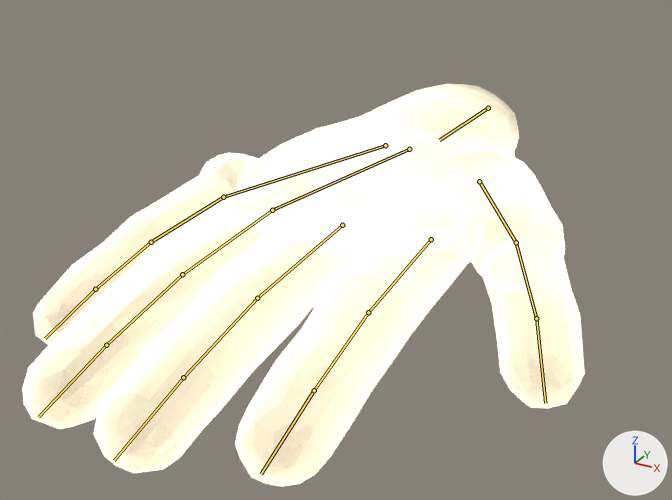
One commit to the Blender file art/blender/hand/zenscape-god-hand.blend: the scene before it, then after it.
Camera for both pictures: a camera (50 mm lens) standing at (0.643, -1.554, 0.514) and looking at (-0.024, -0.34, -0.092). The lights are fixed; the arrows at lower right show +X, +Y and +Z. The first picture is the older version. The bones that change, and the others that lie on the model, are drawn over the model as lines.

In view in the first picture: 'GodHand'.
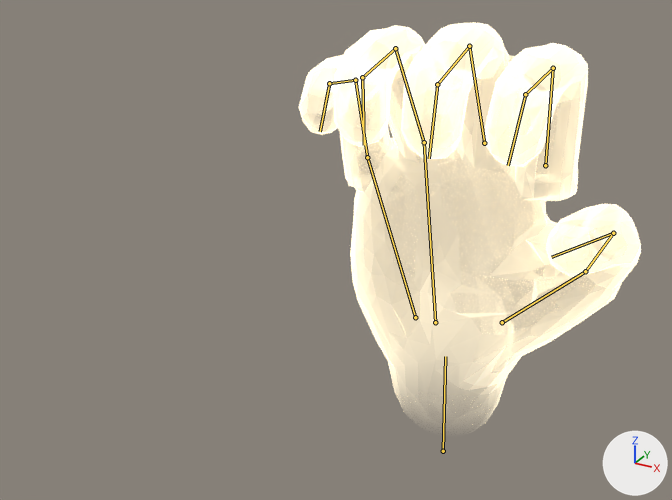
The newer file adds an action. The first version stands in its rest pose; the second is drawn at frame 9 of the action 'ShakeHold'.

Changed parts and their boxes [x1, y1, x2, y2] in the pictures (672 x 500 px):
'GodHand', posed: before [22, 86, 585, 487]; after [299, 22, 641, 396]
bone 'Wrist', root to tip: before (488, 108) to (439, 140); after (443, 451) to (445, 356)
bone 'Index1', root to tip: before (431, 239) to (368, 312); after (545, 165) to (553, 68)
bone 'Index2', root to tip: before (368, 312) to (314, 390); after (553, 68) to (525, 94)
bone 'Index3', root to tip: before (314, 390) to (261, 474); after (525, 94) to (508, 165)
bone 'Middle1', root to tip: before (342, 225) to (257, 298); after (484, 143) to (469, 46)
bone 'Middle2', root to tip: before (257, 298) to (183, 377); after (469, 46) to (437, 84)
bone 'Middle3', root to tip: before (183, 377) to (114, 460); after (437, 84) to (429, 158)
bone 'MetaRing', root to tip: before (409, 149) to (272, 210); after (435, 322) to (424, 142)
bone 'Ring1', root to tip: before (272, 210) to (182, 274); after (424, 142) to (395, 48)
bone 'Ring2', root to tip: before (182, 274) to (106, 345); after (395, 48) to (362, 77)
bone 'Ring3', root to tip: before (106, 345) to (38, 417); after (362, 77) to (364, 145)
bone 'MetaPinky', root to tip: before (385, 145) to (223, 197); after (415, 317) to (367, 157)
bone 'Pinky1', root to tip: before (223, 197) to (151, 242); after (367, 157) to (355, 80)
bone 'Pinky2', root to tip: before (151, 242) to (95, 289); after (355, 80) to (329, 83)
bone 'Pinky3', root to tip: before (95, 289) to (45, 338); after (329, 83) to (320, 131)
bone 'Thumb1', root to tip: before (479, 181) to (516, 242); after (502, 322) to (585, 271)
bone 'Thumb2', root to tip: before (516, 242) to (536, 318); after (585, 271) to (613, 233)
bone 'Thumb3', root to tip: before (536, 318) to (545, 403); after (613, 233) to (551, 257)

What changed in the scene script:
```text
Change bone_wrist:
    where bone_wrist = bpy.data.objects['GodHandRig'].pose.bones['Wrist']  # child of 'Root'
    bone_wrist.location: (0.0, 0.0, 0.0) -> (0.007, 0.133, -0.787)
    bone_wrist.rotation_quaternion: (1.0, 0.0, 0.0, 0.0) -> (0.725, 0.688, 0.004, 0.0)  # degrees (0, 0, 0) -> degrees (87, 0, 0)
Change bone_index1:
    where bone_index1 = bpy.data.objects['GodHandRig'].pose.bones['Index1']  # child of 'MetaIndex'
    bone_index1.rotation_quaternion: (1.0, 0.0, 0.0, 0.0) -> (0.998, -0.058, -0.001, 0.011)  # degrees (0, 0, 0) -> degrees (-7, 0, 1)
Change bone_index2:
    where bone_index2 = bpy.data.objects['GodHandRig'].pose.bones['Index2']  # child of 'Index1'
    bone_index2.rotation_quaternion: (1.0, 0.0, 0.0, 0.0) -> (0.793, -0.609, 0.0, 0.0)  # degrees (0, 0, 0) -> degrees (-75, 0, 0)
Change bone_index3:
    where bone_index3 = bpy.data.objects['GodHandRig'].pose.bones['Index3']  # child of 'Index2'
    bone_index3.rotation_quaternion: (1.0, 0.0, 0.0, 0.0) -> (0.871, -0.492, 0.0, 0.0)  # degrees (0, 0, 0) -> degrees (-59, 0, 0)
Change bone_middle1:
    where bone_middle1 = bpy.data.objects['GodHandRig'].pose.bones['Middle1']  # child of 'MetaMiddle'
    bone_middle1.rotation_quaternion: (1.0, 0.0, 0.0, 0.0) -> (0.992, -0.123, 0.003, -0.026)  # degrees (0, 0, 0) -> degrees (-14, 0, -3)
Change bone_middle2:
    where bone_middle2 = bpy.data.objects['GodHandRig'].pose.bones['Middle2']  # child of 'Middle1'
    bone_middle2.rotation_quaternion: (1.0, 0.0, 0.0, 0.0) -> (0.792, -0.611, 0.0, 0.0)  # degrees (0, 0, 0) -> degrees (-75, 0, 0)
Change bone_middle3:
    where bone_middle3 = bpy.data.objects['GodHandRig'].pose.bones['Middle3']  # child of 'Middle2'
    bone_middle3.rotation_quaternion: (1.0, 0.0, 0.0, 0.0) -> (0.893, -0.451, 0.0, 0.0)  # degrees (0, 0, 0) -> degrees (-54, 0, 0)
Change bone_metaring:
    where bone_metaring = bpy.data.objects['GodHandRig'].pose.bones['MetaRing']  # child of 'Hand'
    bone_metaring.rotation_quaternion: (1.0, 0.0, 0.0, 0.0) -> (1.0, 0.0, 0.014, 0.0)  # degrees (0, 0, 0) -> degrees (0, 2, 0)
Change bone_ring1:
    where bone_ring1 = bpy.data.objects['GodHandRig'].pose.bones['Ring1']  # child of 'MetaRing'
    bone_ring1.rotation_quaternion: (1.0, 0.0, 0.0, 0.0) -> (0.995, -0.067, 0.005, -0.079)  # degrees (0, 0, 0) -> degrees (-8, 0, -9)
Change bone_ring2:
    where bone_ring2 = bpy.data.objects['GodHandRig'].pose.bones['Ring2']  # child of 'Ring1'
    bone_ring2.rotation_quaternion: (1.0, 0.0, 0.0, 0.0) -> (0.793, -0.61, 0.0, 0.0)  # degrees (0, 0, 0) -> degrees (-75, 0, 0)
Change bone_ring3:
    where bone_ring3 = bpy.data.objects['GodHandRig'].pose.bones['Ring3']  # child of 'Ring2'
    bone_ring3.rotation_quaternion: (1.0, 0.0, 0.0, 0.0) -> (0.881, -0.473, 0.0, 0.0)  # degrees (0, 0, 0) -> degrees (-56, 0, 0)
Change bone_metapinky:
    where bone_metapinky = bpy.data.objects['GodHandRig'].pose.bones['MetaPinky']  # child of 'Hand'
    bone_metapinky.rotation_quaternion: (1.0, 0.0, 0.0, 0.0) -> (1.0, 0.0, 0.026, 0.0)  # degrees (0, 0, 0) -> degrees (0, 3, 0)
Change bone_pinky1:
    where bone_pinky1 = bpy.data.objects['GodHandRig'].pose.bones['Pinky1']  # child of 'MetaPinky'
    bone_pinky1.rotation_quaternion: (1.0, 0.0, 0.0, 0.0) -> (0.999, 0.044, -0.001, -0.015)  # degrees (0, 0, 0) -> degrees (5, 0, -2)
Change bone_pinky2:
    where bone_pinky2 = bpy.data.objects['GodHandRig'].pose.bones['Pinky2']  # child of 'Pinky1'
    bone_pinky2.rotation_quaternion: (1.0, 0.0, 0.0, 0.0) -> (0.829, -0.559, 0.0, 0.0)  # degrees (0, 0, 0) -> degrees (-68, 0, 0)
Change bone_pinky3:
    where bone_pinky3 = bpy.data.objects['GodHandRig'].pose.bones['Pinky3']  # child of 'Pinky2'
    bone_pinky3.rotation_quaternion: (1.0, 0.0, 0.0, 0.0) -> (0.886, -0.464, 0.0, 0.0)  # degrees (0, 0, 0) -> degrees (-55, 0, 0)
Change bone_thumb1:
    where bone_thumb1 = bpy.data.objects['GodHandRig'].pose.bones['Thumb1']  # child of 'Hand'
    bone_thumb1.rotation_quaternion: (1.0, 0.0, 0.0, 0.0) -> (0.966, 0.258, 0.02, -0.017)  # degrees (0, 0, 0) -> degrees (30, 3, -1)
Change bone_thumb2:
    where bone_thumb2 = bpy.data.objects['GodHandRig'].pose.bones['Thumb2']  # child of 'Thumb1'
    bone_thumb2.rotation_quaternion: (1.0, 0.0, 0.0, 0.0) -> (0.939, -0.343, 0.0, 0.0)  # degrees (0, 0, 0) -> degrees (-40, 0, 0)
Change bone_thumb3:
    where bone_thumb3 = bpy.data.objects['GodHandRig'].pose.bones['Thumb3']  # child of 'Thumb2'
    bone_thumb3.rotation_quaternion: (1.0, 0.0, 0.0, 0.0) -> (0.766, -0.643, 0.0, 0.0)  # degrees (0, 0, 0) -> degrees (-80, 0, 0)
```
